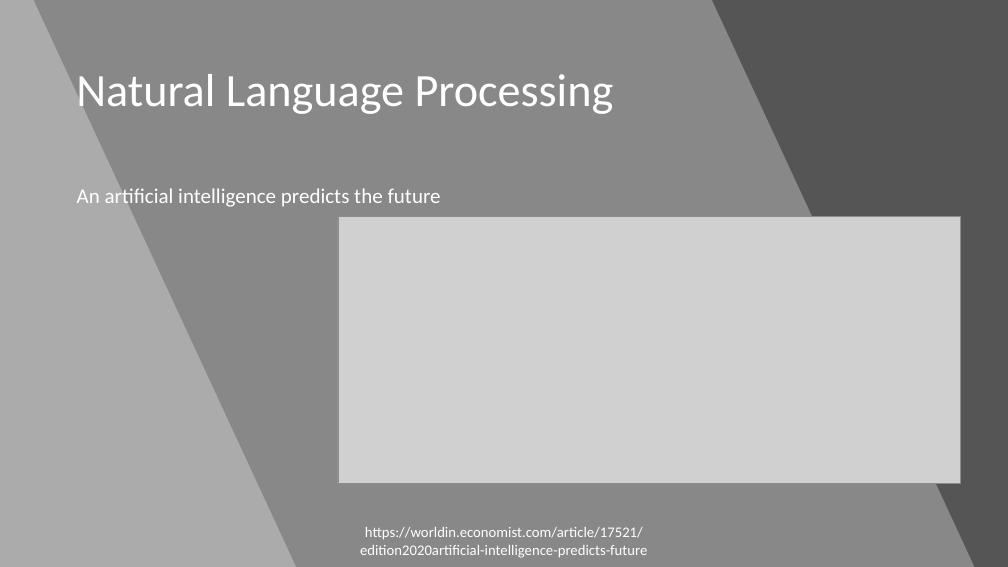
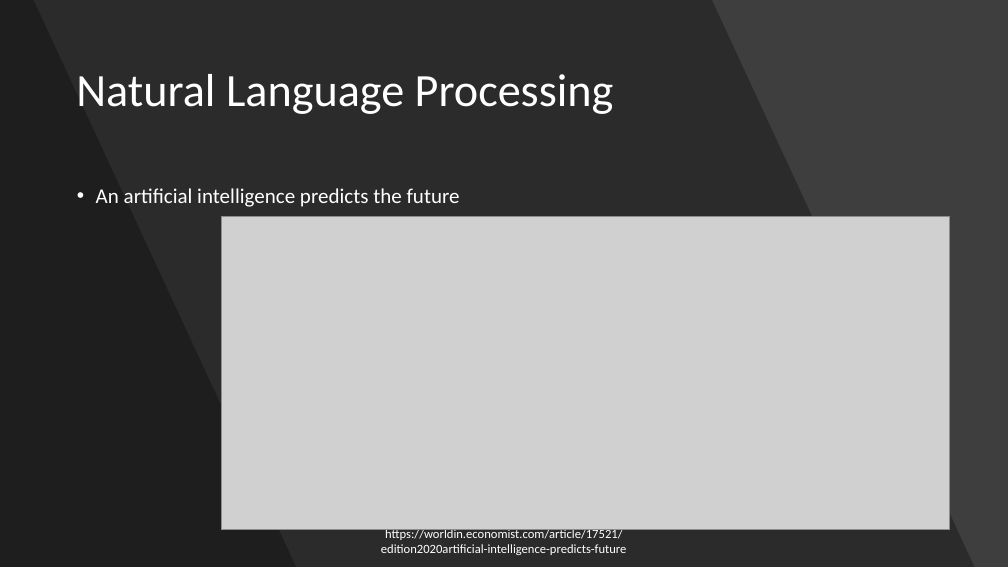
Before and after one commit to ravikg/deep-learning-nlp-kaggle-toxic-comment, a slide deck: slide 4 of ppt/workshop.pptx. Drawn at 1008x567 pixels with LibreOffice and Linux fonts; fonts in the diff are those of the drawing; grey boxes stand for pictures. Boxes give left, top, right and bottom in pixels: in the first picture for what was removed or moved away, otherwise in the second. Text is boxed around its words. In the diff, an @@ line names an element or a change of style, - is before the commit and + after.

Commit message:
fixing the ppt format and adding pdf version also

```diff
--- a/ppt/workshop.pptx
+++ b/ppt/workshop.pptx
@@ rectangle at (0, 0, 1008, 567): fill #FFFFFF at 9% opacity to #000000 at 9% opacity @@
@@ freeform shape at (0, 0, 975, 567): fill #FFFFFF at 30% opacity to #000000 at 30% opacity @@
@@ freeform shape at (0, 0, 296, 567): fill #FFFFFF at 30% opacity to #000000 at 30% opacity @@
@@ text "An artificial intelligence predicts the ..." at (96, 188, 460, 207): bullet none to • @@
@@ picture: place and size @@
-picture at (338, 216, 960, 484)
+picture at (222, 217, 950, 530)
@@ text "https://worldin.economist.com/article/17521/edition2020artif ..." at (381, 527, 627, 555): size 14 to 12 pt @@
```
Also in this commit, not shown: 53 other slides changed, 2 other files.
